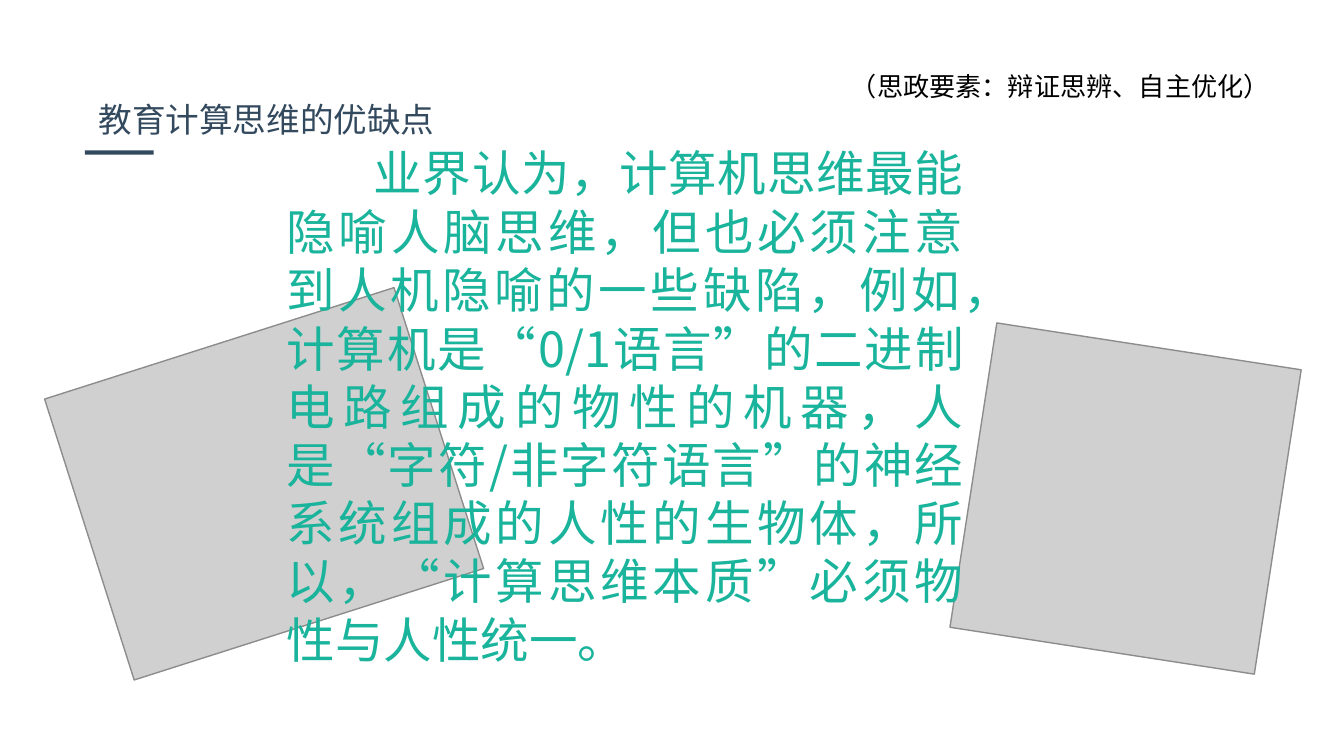
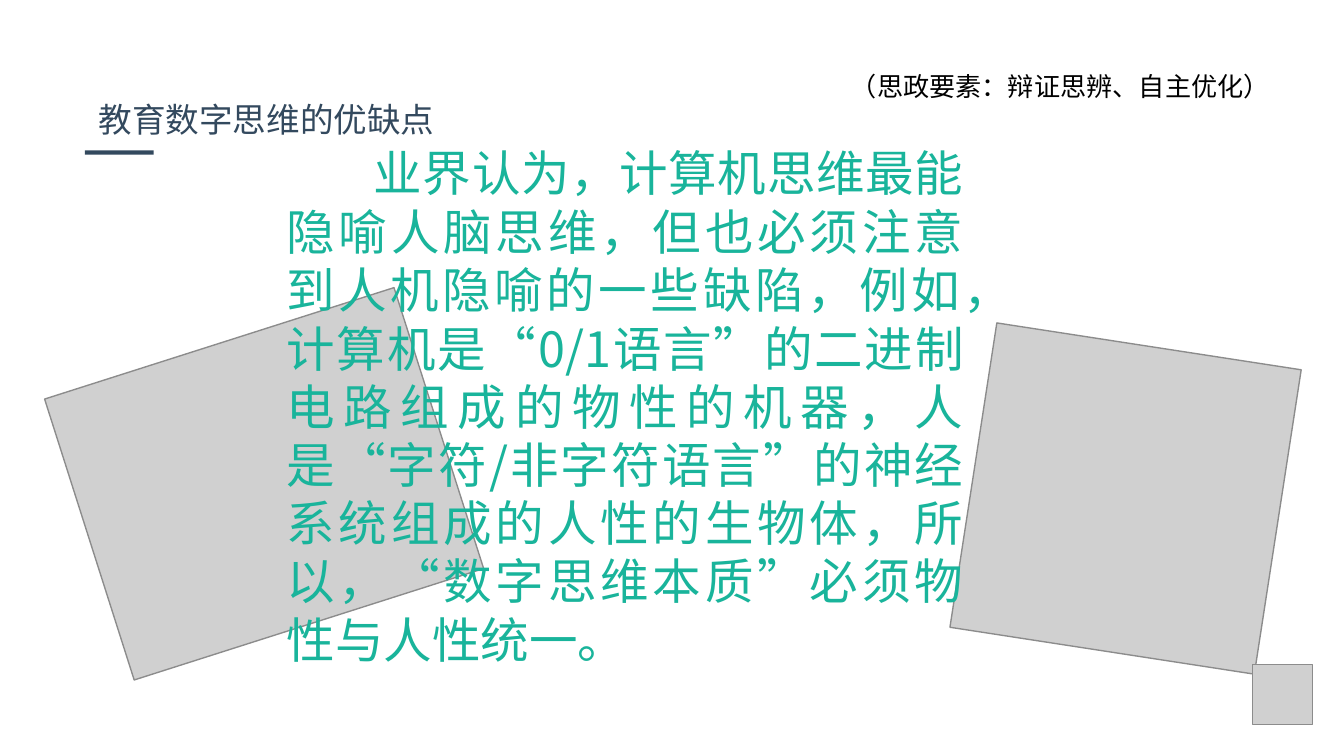
Before and after one commit to jbhuang99/WebEdu_LocalVersion_YuQin_DotNetCore2.1, a slide deck: slide 8 of wwwroot/webCourse/Templates/Bitmap-Video-2D-PPT.pptx. Drawn at 1344x756 pixels with LibreOffice and Linux fonts; fonts in the diff are those of the drawing; grey boxes stand for pictures; background and template pictures are left out. Boxes give left, top, right and bottom in pixels: in the first picture for what was removed or moved away, otherwise in the second. Text is boxed around its words. In the diff, an @@ line names an element or a change of style, - is before the commit and + after.

```diff
--- a/wwwroot/webCourse/Templates/Bitmap-Video-2D-PPT.pptx
+++ b/wwwroot/webCourse/Templates/Bitmap-Video-2D-PPT.pptx
@@ text at bbox=[98, 103, 434, 135]: text changed @@
-教育计算思维的优缺点
+教育数字思维的优缺点
@@ text at bbox=[287, 150, 1012, 662]: text changed @@
-业界认为，计算机思维最能隐喻人脑思维，但也必须注意到人机隐喻的一些缺陷，例如，计算机是“0/1语言”的二进制电路组成的物性的机器，人是“字符/非字符语言”的神经系统组成的人性的生物体，所以，“计算思维本质”必须物性与人性统一。
+业界认为，计算机思维最能隐喻人脑思维，但也必须注意到人机隐喻的一些缺陷，例如，计算机是“0/1语言”的二进制电路组成的物性的机器，人是“字符/非字符语言”的神经系统组成的人性的生物体，所以，“数字思维本质”必须物性与人性统一。
@@ picture added at bbox=[1253, 664, 1312, 723] @@
```
Also in this commit, not shown: 9 other slides changed.
